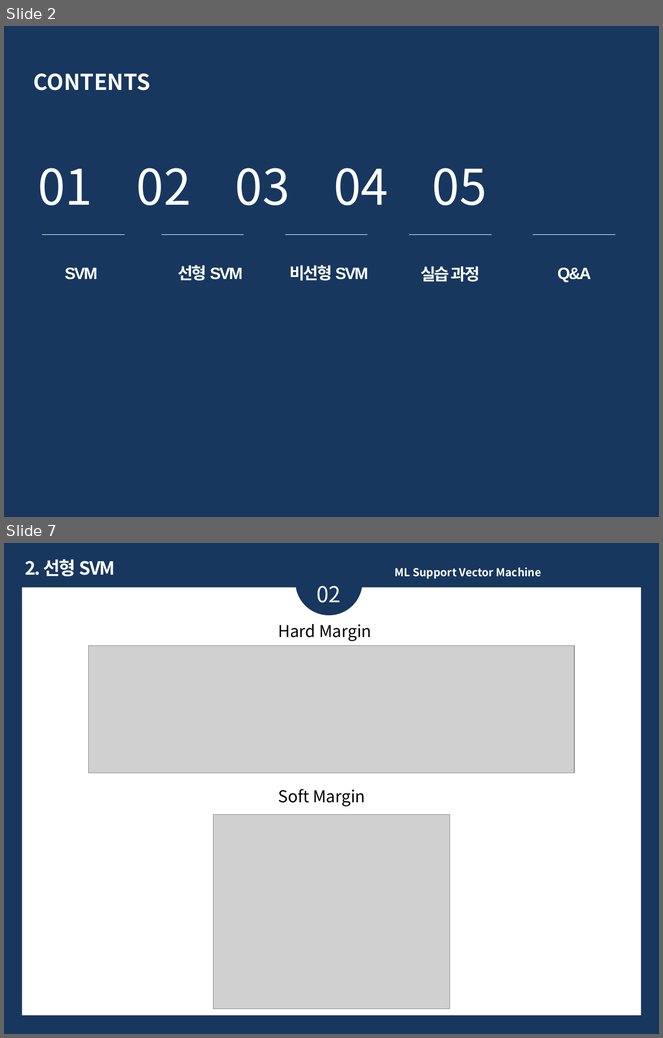
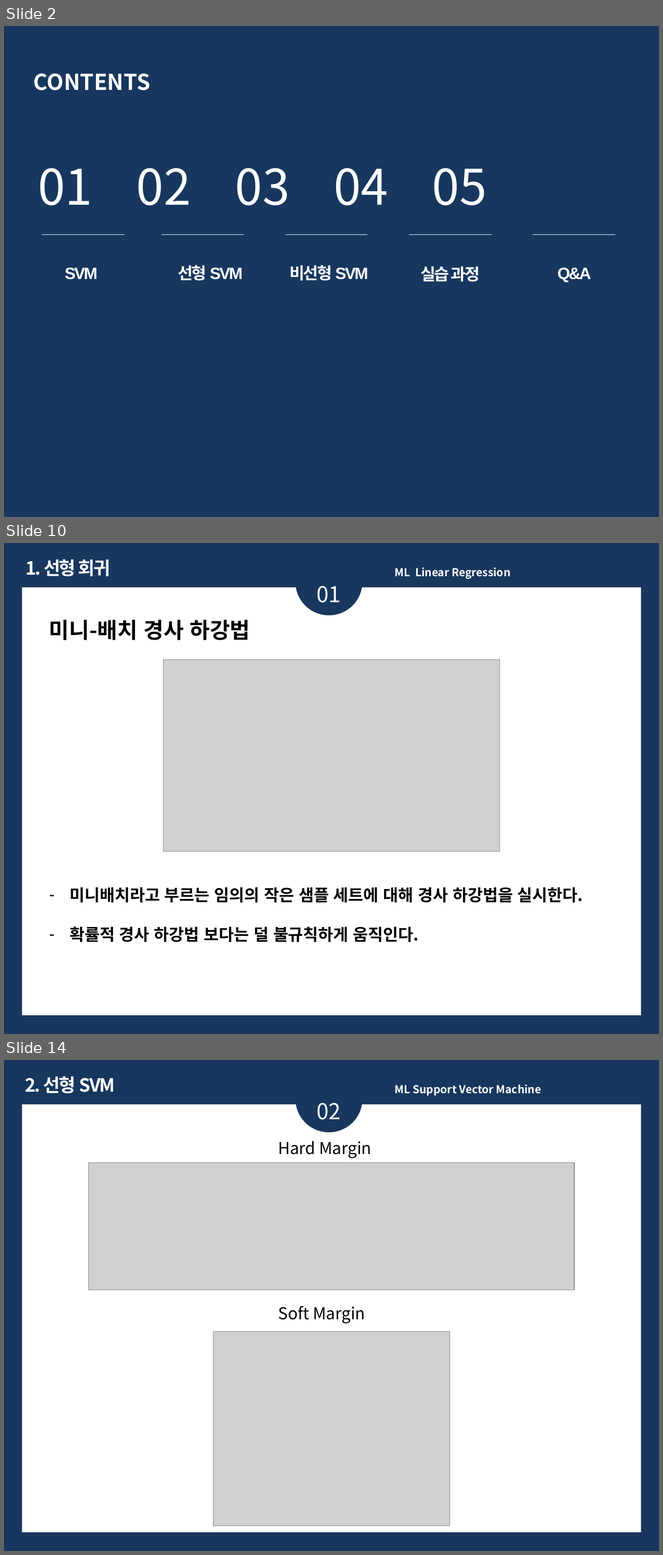
Before and after one commit to ykykyk112/machine_learning, a slide deck: sklearn_exercise/Linear_Regression_Review.pptx. Shown one above the other, each under a label of ours: slides 2 and 7 before the commit, slides 2, 10 and 14 after it; the slides between them are not shown. The pictures are 663x1038 and 663x1555 pixels, drawn with LibreOffice and Linux fonts; fonts in the diff are those of the drawing; grey boxes stand for pictures. Boxes give left, top, right and bottom in pixels: in the first picture for what was removed or moved away, otherwise in the second. Text is boxed around its words. In the diff, an @@ line names an element or a change of style, - is before the commit and + after.

Commit message:
2021.02.07 Linear Regression Review File 추가
- Gradient Descent
- Polynomial Regression
- Learning Curve

```diff
--- a/sklearn_exercise/Linear_Regression_Review.pptx
+++ b/sklearn_exercise/Linear_Regression_Review.pptx
@@ slide 10 added at (x1=4, y1=543, x2=659, y2=1034), background #17375E @@
@@ ellipse added at (x1=296, y1=548, x2=362, y2=615), fill #17375E @@
@@ text added at (x1=26, y1=559, x2=111, y2=576), 20 pt, text #FFFFFF, bold @@
+1. 선형 회귀
@@ text added at (x1=395, y1=567, x2=510, y2=579), 12 pt, text #FFFFFF, bold @@
+ML Linear Regression
@@ rectangle added at (x1=22, y1=588, x2=642, y2=1016), fill #FFFFFF @@
@@ text added at (x1=317, y1=586, x2=341, y2=603), 24 pt, text #FFFFFF @@
+01
@@ text added at (x1=49, y1=619, x2=583, y2=942), 18 pt, text #000000, bold @@
+미니-배치 경사 하강법
+– 미니배치라고 부르는 임의의 작은 샘플 세트에 대해 경사 하강법을 실시한다.
+– 확률적 경사 하강법 보다는 덜 불규칙하게 움직인다.
@@ picture added at (x1=163, y1=659, x2=500, y2=851) @@
@@ what was slide 7 is now slide 14 @@
```
Also in this commit, not shown: 1 slide changed, 6 other slides added.
